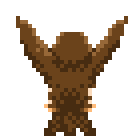
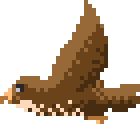
Revision of a layered 140px x 140px image; what changed, layer by layer:
showed group "sideFlap" (9 layers) over [0, 0, 140, 136]
showed "Layer 1" (1st of 3, in "sideFlap") over [0, 0, 140, 124]
hid group "backFlap" (6 layers) over [0, 0, 140, 136]
hid "Layer 2" (2nd of 3, in "backFlap") over [16, 16, 128, 136]
